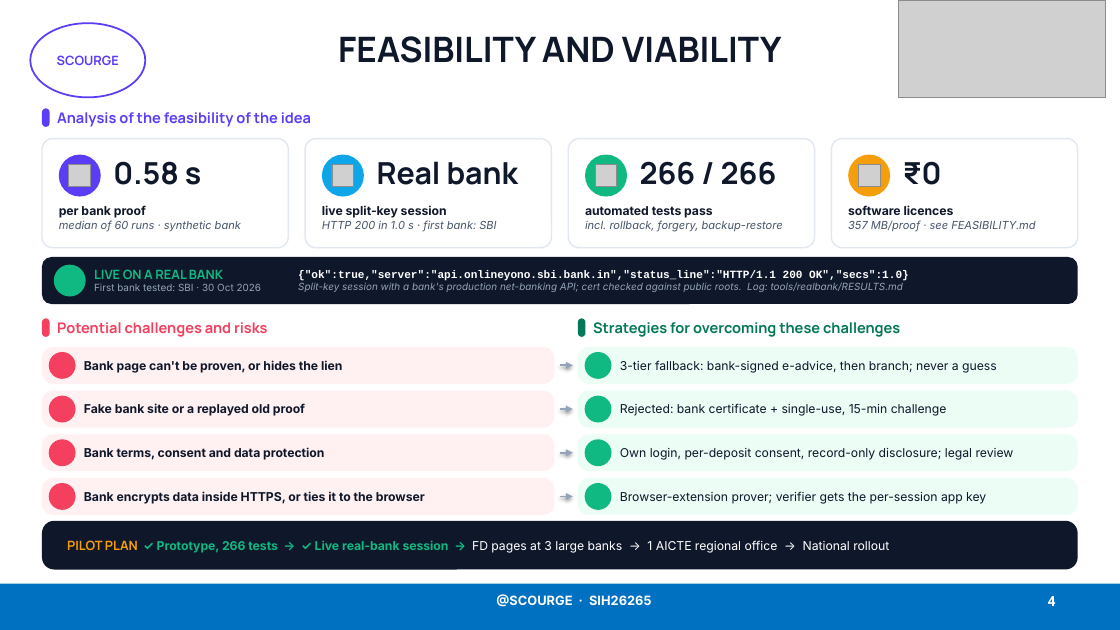
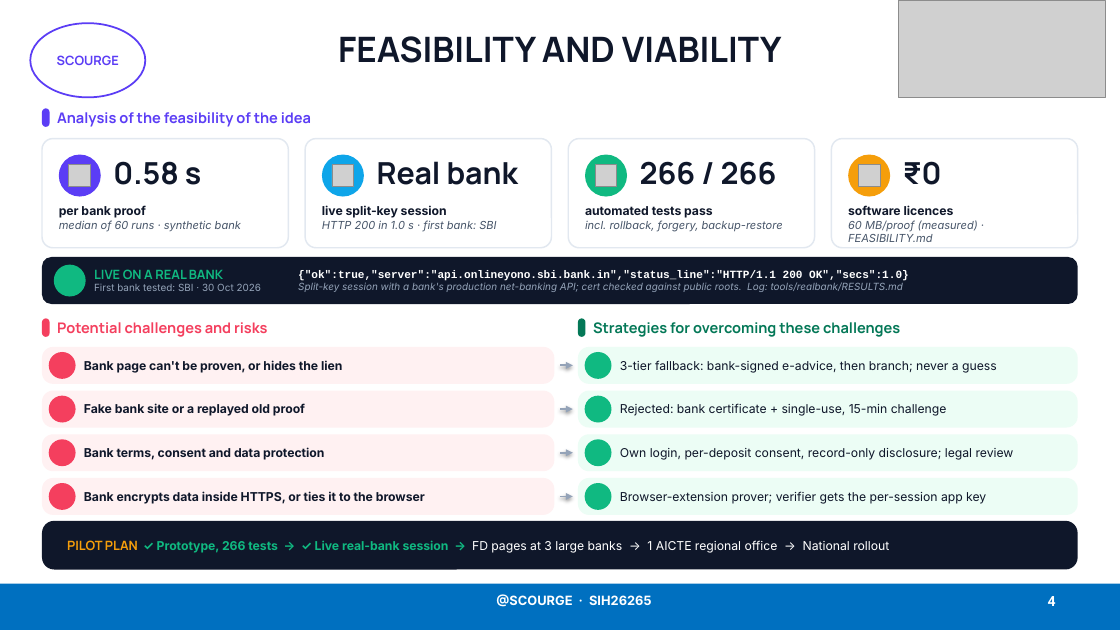
Before and after one commit to Lakki007/Arnavax-Scourge-SIH26265, a slide deck: slide 4 of docs/ppt/Scourge_SIH26265_Idea.pptx. Drawn at 1120x630 pixels with LibreOffice and Linux fonts; fonts in the diff are those of the drawing; grey boxes stand for pictures; background and template pictures are left out. Boxes give left, top, right and bottom in pixels: in the first picture for what was removed or moved away, otherwise in the second. Text is boxed around its words. In the diff, an @@ line names an element or a change of style, - is before the commit and + after.

```diff
--- a/docs/ppt/Scourge_SIH26265_Idea.pptx
+++ b/docs/ppt/Scourge_SIH26265_Idea.pptx
@@ text at <box>848,220,978,242</box>: text changed @@
-357 MB/proof · see FEASIBILITY.md
+60 MB/proof (measured) · FEASIBILITY.md
```
Also in this commit, not shown: 7 other files.
